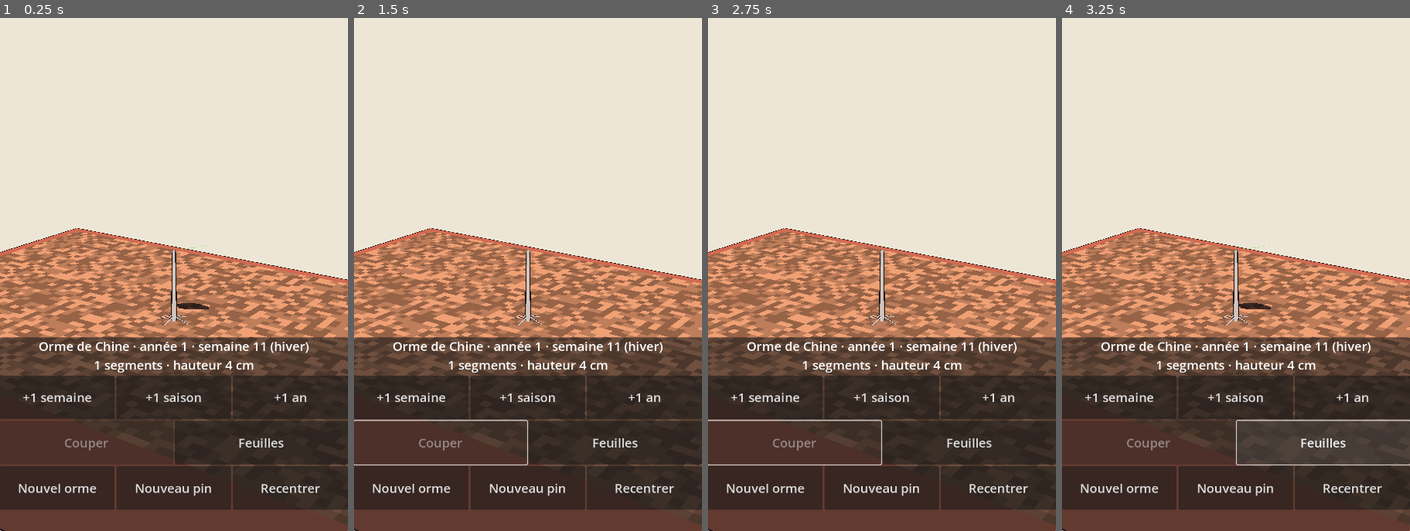
Above: before the commit, frames 1-4 (left to right).
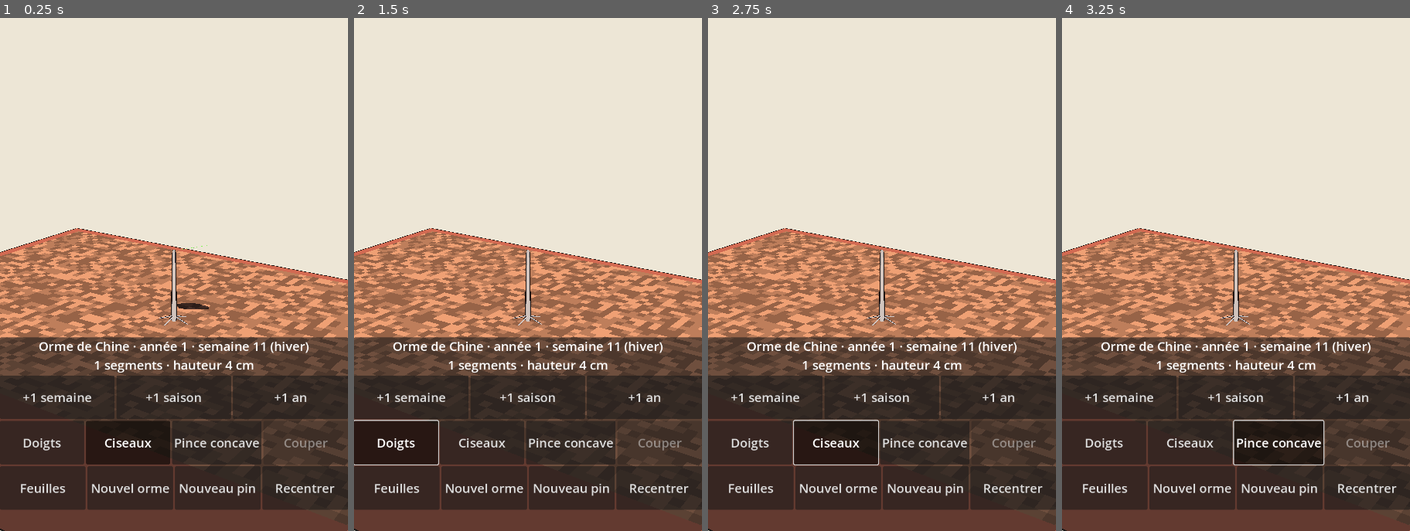
Above: after the commit, the same moments.

Repository: Ankool29/bonzai
Game: Godot game, scene res://scenes/main.tscn
The game is run twice, just before and just after one commit, with the same random seed, the same clock (stepped at 60 frames per second) and the same inputs.
Inputs (mouse positions are in pixels of both pictures, inside the frame that each line leads up to):
- Up to frame 1 (0.25 s): no input
- Up to frame 2 (1.5 s): click "Feuilles" at 0.5 s; click (395, 443) at 1.25 s, where only the run after the commit has a clickable "Doigts"
- Up to frame 3 (2.75 s): click (836, 443) at 2 s, where only the run after the commit has a clickable "Ciseaux"
- Up to frame 4 (3.25 s): click (1277, 443) at 2.75 s, where only the run after the commit has a clickable "Pince concave"

The runs differ from the first frame. In frame 1, 4.1% of the frame differs, in the area x 5-100%, y 78-96%; in frame 2, 4.4%, in the area x 0-100%, y 78-96%; in frame 3, 4.4%; in frame 4, 4.0%.

Commit message:
Étape 10 : taille précise (repère de coupe aux nœuds, bourgeons, outils, plaies qui cicatrisent)
Co-Authored-By: Claude Opus 5.5 <noreply@anthropic.com>
Claude-Session: https://claude.ai/code/session_01MAppfJEzF7Td7hJP7q14tM

Diff:
--- a/scripts/main.gd
+++ b/scripts/main.gd
@@ -14,7 +14,14 @@
 var pitch := 0.25
 var dist := 0.35
 var target := Vector3(0, 0.05, 0)
-var selected := -1
+var axis: Array[int] = []    # branche sélectionnée, de sa base à sa pointe
+var cut_k := -1                # entre-nœud de l'axe où passe la coupe (juste au-dessus du nœud d'en dessous)
+var tool := 1                  # 0 : doigts (pinçage), 1 : ciseaux, 2 : pince concave
+var tool_btns: Array[Button] = []
+var dragging_cut := false
+var overlay := MeshInstance3D.new()  # repère de coupe et bourgeons
+var msg: Label
+var msg_until := 0
 var show_leaves := true
 var layout := 0
 var task := -1        # calcul de la période en cours (WorkerThreadPool), -1 si aucun
@@ -75,6 +82,13 @@
 	cam.far = 20.0
 	cam.fov = 45.0
 	world.add_child(cam)
+	var om := StandardMaterial3D.new()
+	om.shading_mode = BaseMaterial3D.SHADING_MODE_UNSHADED
+	om.vertex_color_use_as_albedo = true
+	om.no_depth_test = true
+	overlay.material_override = om
+	overlay.mesh = ImmediateMesh.new()
+	world.add_child(overlay)
 	_build_ui()
 	_set_species(Species.ELM)
 	_refresh()
@@ -114,6 +128,13 @@
 	root.mouse_filter = Control.MOUSE_FILTER_IGNORE
 	root.theme = theme
 	layer.add_child(root)
+	msg = Label.new()  # message court (outil inadapté…)
+	msg.horizontal_alignment = HORIZONTAL_ALIGNMENT_CENTER
+	msg.autowrap_mode = TextServer.AUTOWRAP_WORD_SMART
+	msg.add_theme_color_override("font_color", Color(0.15, 0.1, 0.08))
+	msg.custom_minimum_size.y = 120 * ui_scale
+	msg.visible = false
+	root.add_child(msg)
 	var spacer := Control.new()
 	spacer.size_flags_vertical = Control.SIZE_EXPAND_FILL
 	spacer.mouse_filter = Control.MOUSE_FILTER_IGNORE
@@ -132,10 +153,15 @@
 	_button(row1, "+1 an", func(): _advance(52))
 	var row2 := HBoxContainer.new()
 	box.add_child(row2)
+	for k in 3:
+		var b := _button(row2, ["Doigts", "Ciseaux", "Pince concave"][k], _set_tool.bind(k))
+		b.toggle_mode = true
+		tool_btns.append(b)
+	_set_tool(tool)
 	cut_btn = _button(row2, "Couper", _cut)
-	_button(row2, "Feuilles", _toggle_leaves)
 	var row3 := HBoxContainer.new()
 	box.add_child(row3)
+	_button(row3, "Feuilles", _toggle_leaves)
 	_button(row3, "Nouvel orme", func(): _new_tree(Species.ELM))
 	_button(row3, "Nouveau pin", func(): _new_tree(Species.PINE))
 	_button(row3, "Recentrer", _recenter)
@@ -170,7 +196,7 @@
 func _advance(weeks: int) -> void:
 	if _busy():
 		return
-	selected = -1
+	_clear_cut()
 	sim.begin_period()
 	anim_t0 = sim.week
 	anim_t1 = sim.week + weeks
@@ -188,6 +214,8 @@
 
 
 func _process(delta: float) -> void:
+	if msg.visible and Time.get_ticks_msec() > msg_until:
+		msg.visible = false
 	if gliding:  # glissement doux vers le point choisi par double-tap
 		var k := 1.0 - exp(-delta * 8.0)
 		target = target.lerp(goal_target, k)
@@ -228,7 +256,7 @@
 func _set_buttons(on: bool) -> void:
 	for b in panel.find_children("*", "Button", true, false):
 		b.disabled = not on
-	cut_btn.disabled = not on or selected <= 0
+	cut_btn.disabled = not on or cut_k < 0
 
 
 func _set_time(time: float) -> void:
@@ -242,13 +270,46 @@
 	needles_mi.mesh = meshes[2]
 
 
+func _set_tool(k: int) -> void:
+	tool = k
+	for i in tool_btns.size():
+		tool_btns[i].set_pressed_no_signal(i == k)
+
+
+## Coupe à l'endroit du repère avec l'outil choisi ; le jeu refuse un outil inadapté.
 func _cut() -> void:
-	if not _busy() and sim.prune(selected):
-		selected = -1
+	if _busy() or cut_k < 0:
+		return
+	var i := axis[cut_k]
+	var s := sim.segs[i]
+	if i == 0:
+		_say("On ne coupe pas le tronc à sa base.")
+		return
+	if tool == 0 and s.born < floorf(sim.week / 52.0) * 52.0:
+		_say("Le pinçage ne marche que sur les pousses vertes de l'année.")
+		return
+	if tool == 1 and s.radius > TreeSim.WOUND_MIN:
+		_say("Trop épais pour les ciseaux : prends la pince concave.")
+		return
+	if sim.prune(i, tool == 2):
+		_clear_cut()
 		layout = sim.layout
 		_refresh()
 
 
+func _say(text: String) -> void:
+	msg.text = text
+	msg.visible = true
+	msg_until = Time.get_ticks_msec() + 2500
+
+
+func _clear_cut() -> void:
+	axis.clear()
+	cut_k = -1
+	dragging_cut = false
+	_draw_overlay()
+
+
 func _toggle_leaves() -> void:
 	if _busy():
 		return
@@ -260,7 +321,7 @@
 	if _busy():
 		return
 	_set_species(species)
-	selected = -1
+	_clear_cut()
 	layout = sim.layout
 	_refresh()
 	_recenter()
@@ -268,13 +329,14 @@
 
 ## Arbre immobile à la date actuelle (après une coupe, une sélection, un changement d'affichage).
 func _refresh() -> void:
-	var hl := sim.subtree(selected) if selected > 0 else PackedInt32Array()
+	var hl := sim.subtree(axis[cut_k]) if cut_k >= 0 else PackedInt32Array()
 	anim_t0 = sim.week
 	anim_t1 = sim.week
 	_show(TreeMesh.build(sim, hl, sim.week, sim.week, show_leaves))
 	_set_time(sim.week)
-	cut_btn.disabled = selected <= 0
+	cut_btn.disabled = cut_k < 0
 	_info(sim.week)
+	_draw_overlay()
 	_update_cam()
 
 
@@ -314,6 +376,8 @@
 			if touches.size() == 1:
 				tap_start = ev.position
 				tap_moved = false
+				# doigt posé sur le repère de coupe : on le fait glisser le long de la branche
+				dragging_cut = cut_k >= 0 and _cut_screen_pos().distance_to(ev.position) < 45.0 * ui_scale
 			else:
 				tap_moved = true
 				pinch = _pinch_len()
@@ -321,6 +385,11 @@
 				mid = (p[0] + p[1]) * 0.5
 		elif touches.has(ev.index):
 			touches.erase(ev.index)
+			if dragging_cut and touches.is_empty():
+				dragging_cut = false
+				if tap_moved:
+					_refresh()  # la partie retirée s'affiche en rouge
+					return
 			if touches.is_empty() and not tap_moved:
 				var now := Time.get_ticks_msec()
 				if now - last_tap_ms < 350 and ev.position.distance_to(last_tap_pos) < 40.0 * ui_scale:
@@ -336,7 +405,9 @@
 		touches[ev.index] = ev.position
 		if ev.position.distance_to(tap_start) > 12.0 * ui_scale:
 			tap_moved = true
-		if touches.size() == 1 and tap_moved:
+		if touches.size() == 1 and dragging_cut:
+			_move_cut(ev.position)
+		elif touches.size() == 1 and tap_moved:
 			yaw -= ev.relative.x * 0.008
 			pitch = clampf(pitch + ev.relative.y * 0.006, -1.5, 1.5)  # dessus comme dessous
 			gliding = false
@@ -392,8 +463,78 @@
 		return
 	if task >= 0:
 		return
-	selected = _pick(pos)
+	var i := _pick(pos)
+	axis.clear()
+	cut_k = -1
+	if i >= 0:
+		# l'axe qui porte l'entre-nœud touché, de sa base à sa pointe
+		var b := i
+		while sim.segs[b].parent >= 0 and sim.segs[sim.segs[b].parent].main_child == b:
+			b = sim.segs[b].parent
+		while b >= 0:
+			axis.append(b)
+			b = sim.segs[b].main_child
+		cut_k = axis.find(i)
 	_refresh()
+
+
+func _cut_screen_pos() -> Vector2:
+	return cam.unproject_position(sim.segs[axis[cut_k]].start)
+
+
+## Le repère saute de nœud en nœud le long de la branche, au plus près du doigt.
+func _move_cut(pos: Vector2) -> void:
+	var best := cut_k
+	var best_d := INF
+	for k in axis.size():
+		var p := sim.segs[axis[k]].start
+		if cam.is_position_behind(p):
+			continue
+		var d := cam.unproject_position(p).distance_to(pos)
+		if d < best_d:
+			best_d = d
+			best = k
+	if best != cut_k:
+		cut_k = best
+		_draw_overlay()
+
+
+## Repère de coupe (jaune), partie retirée pendant qu'on glisse (rouge), bourgeons de la branche (vert)
+## avec la direction où ils repartiront ; le bourgeon juste sous la coupe est plus long.
+func _draw_overlay() -> void:
+	var im := overlay.mesh as ImmediateMesh
+	im.clear_surfaces()
+	if cut_k < 0:
+		return
+	im.surface_begin(Mesh.PRIMITIVE_LINES)
+	var c := sim.segs[axis[cut_k]]
+	var d := (c.end - c.start).normalized()
+	var a := d.cross(Vector3.UP if absf(d.y) < 0.9 else Vector3.RIGHT).normalized()
+	var b := d.cross(a)
+	var r := c.radius + 0.004
+	for v in [a, b]:
+		im.surface_set_color(Color(1.0, 0.85, 0.1))
+		im.surface_add_vertex(c.start - v * r)
+		im.surface_set_color(Color(1.0, 0.85, 0.1))
+		im.surface_add_vertex(c.start + v * r)
+	if dragging_cut:
+		for k in sim.subtree(axis[cut_k]):
+			var s := sim.segs[k]
+			im.surface_set_color(Color(0.95, 0.2, 0.12))
+			im.surface_add_vertex(s.start)
+			im.surface_set_color(Color(0.95, 0.2, 0.12))
+			im.surface_add_vertex(s.end)
+	for k in axis.size():
+		var s := sim.segs[axis[k]]
+		if not s.lat_bud:
+			continue
+		var below := k == cut_k - 1
+		var col := Color(0.2, 1.0, 0.3) if below else Color(0.3, 0.75, 0.3)
+		im.surface_set_color(col)
+		im.surface_add_vertex(s.end)
+		im.surface_set_color(col)
+		im.surface_add_vertex(s.end + s.lat_dir * (0.012 if below else 0.006))
+	im.surface_end()
 
 
 ## Segment le plus proche du doigt à l'écran (-1 si aucun assez près).
--- a/scripts/tree_mesh.gd
+++ b/scripts/tree_mesh.gd
@@ -107,6 +107,8 @@
 			_axis(i, seg_f, seg_col)
 		if leaves and not s.dry:
 			_foliage(s, weak[i] == 1, marked.has(i))
+		if s.wound_r > 0.0:
+			_wound(s)
 	if n > 0:
 		_nebari()
 	_fallen()
@@ -233,6 +235,35 @@
 		idx.append(t0)
 
 
+## Plaie de taille : disque de bois clair cerné d'un bourrelet d'écorce qui se referme avec les cernes.
+func _wound(s: TreeSim.Seg) -> void:
+	var n := s.wound_dir
+	var c := s.end + n * (s.radius * 0.85 if s.wound_side else 0.0)
+	_disc(c, n, s.wound_full * 1.2, Color(0.42, 0.34, 0.27, 1.0))  # bourrelet
+	_disc(c + n * 0.0003, n, s.wound_r, Color(0.86, 0.76, 0.56, 1.0))  # bois à nu
+
+
+## Disque plat (face avant vers n), immobile pendant l'animation.
+func _disc(c: Vector3, n: Vector3, r: float, col: Color) -> void:
+	var a := _perp(n)
+	var b := n.cross(a)
+	var base := verts.size()
+	for k in SIDES + 1:
+		var ang := TAU * k / SIDES
+		verts.append(c + (a * cos(ang) + b * sin(ang)) * r if k < SIDES else c)
+		norms.append(n)
+		uvs.append(Vector2.ZERO)
+		uv2s.append(Vector2(3, 0))
+		cols.append(col)
+		wc0.append_array([-1000.0, 1.0, 1.0, -1.0])
+		wc1.append_array([c.x, c.y, c.z, NEVER])
+		wc2.append_array([c.x, c.y, c.z, 0.0])
+	for k in SIDES:
+		idx.append(base + SIDES)
+		idx.append(base + (k + 1) % SIDES)
+		idx.append(base + k)
+
+
 ## Racines de surface provisoires, à la taille du tronc (en attendant les racines simulées).
 func _nebari() -> void:
 	var r := sim.segs[0].radius
--- a/scripts/tree_sim.gd
+++ b/scripts/tree_sim.gd
@@ -23,6 +23,12 @@
 	var dry := false         # bois mort resté sur l'arbre
 	var dry_week := 0
 	var r0 := 0.0            # épaisseur en début de période animée (0 : né pendant la période)
+	# plaie de taille au bout de cet entre-nœud (sur le côté si la branche coupée était latérale)
+	var wound_full := 0.0    # rayon de la coupe
+	var wound_r := 0.0       # rayon encore ouvert (0 : refermée)
+	var wound_concave := false
+	var wound_dir := Vector3.ZERO
+	var wound_side := false
 	var weak := 0            # étés passés trop à l'ombre
 	var lat_q := 1.0         # qualité du bourgeon axillaire (puis vigueur propre du rameau latéral)
 	var release := 1.0       # bonus des bourgeons de ce nœud après une coupe (levée de dominance)
@@ -120,10 +126,22 @@
 
 
 ## Coupe le segment i et tout ce qu'il porte. Renvoie false pour la base (on ne coupe pas tout l'arbre).
-func prune(i: int) -> bool:
+const WOUND_MIN := 0.0015      # rayon au-delà duquel une coupe laisse une plaie (3 mm de diamètre)
+
+
+## concave : coupe à la pince concave (la plaie se referme deux fois plus vite).
+func prune(i: int, concave := false) -> bool:
 	if i <= 0 or i >= segs.size():
 		return false
 	var j := segs[i].parent
+	var cut := segs[i]
+	if cut.radius > WOUND_MIN and not cut.dry:
+		var w := segs[j]
+		w.wound_full = maxf(w.wound_full, cut.radius)
+		w.wound_r = w.wound_full
+		w.wound_concave = concave
+		w.wound_dir = (cut.end - cut.start).normalized()
+		w.wound_side = w.main_child != i
 	_kill(i)
 	# La coupe lève la dominance apicale : les bourgeons juste en dessous (dormants ou adventifs)
 	# se réveillent et prennent de la vigueur l'année suivante.
@@ -188,7 +206,13 @@
 	# et le tronc continue de grossir même après une taille.
 	for s in segs:
 		if not s.dry:
+			var old := s.radius
 			s.radius = sqrt(s.radius * s.radius + ring_area * s.light / PI)
+			if s.wound_r > 0.0:
+				# le bourrelet de cicatrisation avance avec le cerne, deux fois plus vite après la pince concave
+				s.wound_r = maxf(0.0, s.wound_r - (s.radius - old) * (6.0 if s.wound_concave else 3.0))
+				if s.wound_r == 0.0:
+					s.wound_full = 0.0
 	# Les rameaux morts fins tombent d'eux-mêmes au bout d'un an ; le gros bois mort reste.
 	var fell := false
 	for i in range(1, segs.size()):
Not shown, changed: CLAUDE.md
Not shown, added: docs/ETAPE10.md
